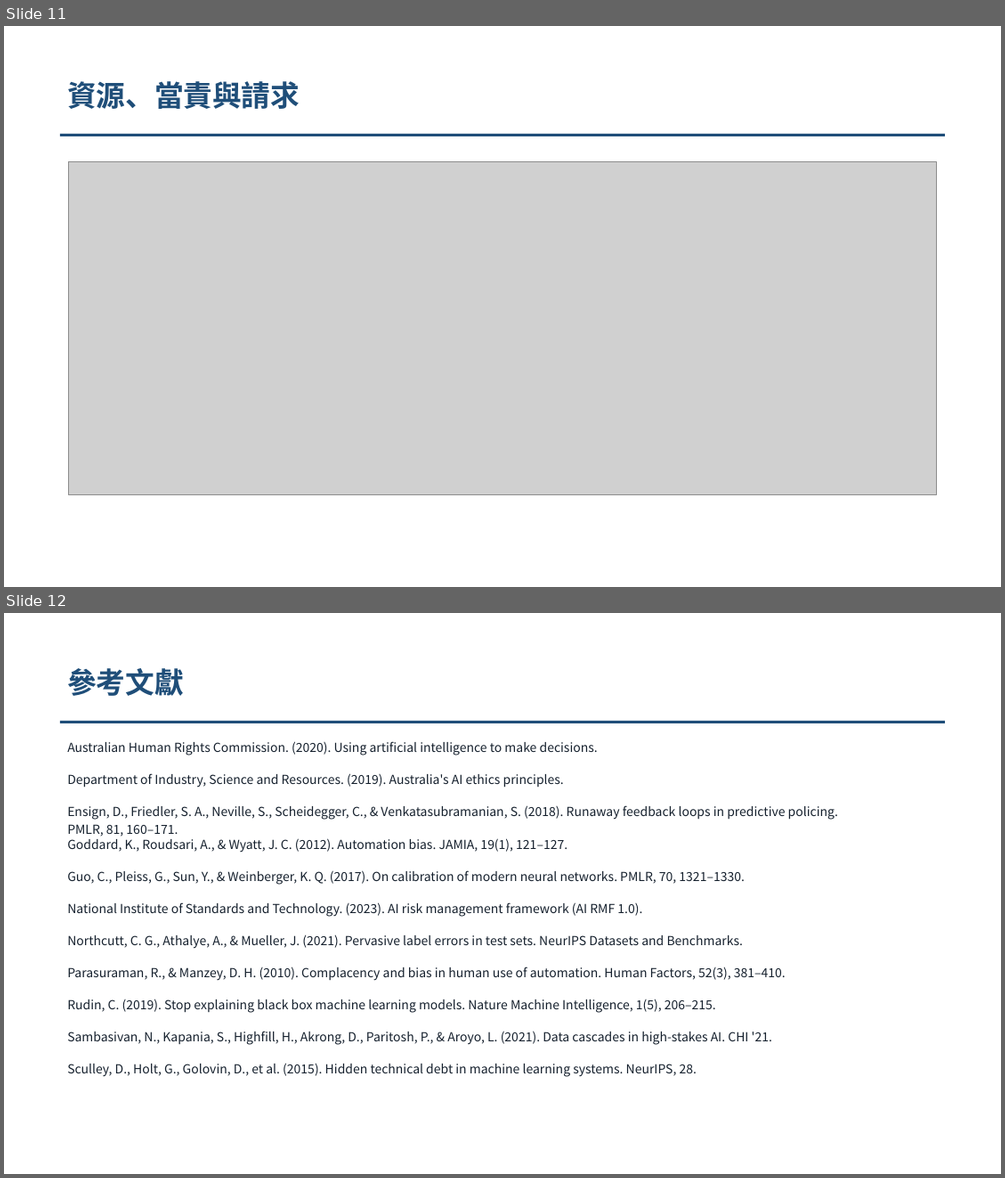
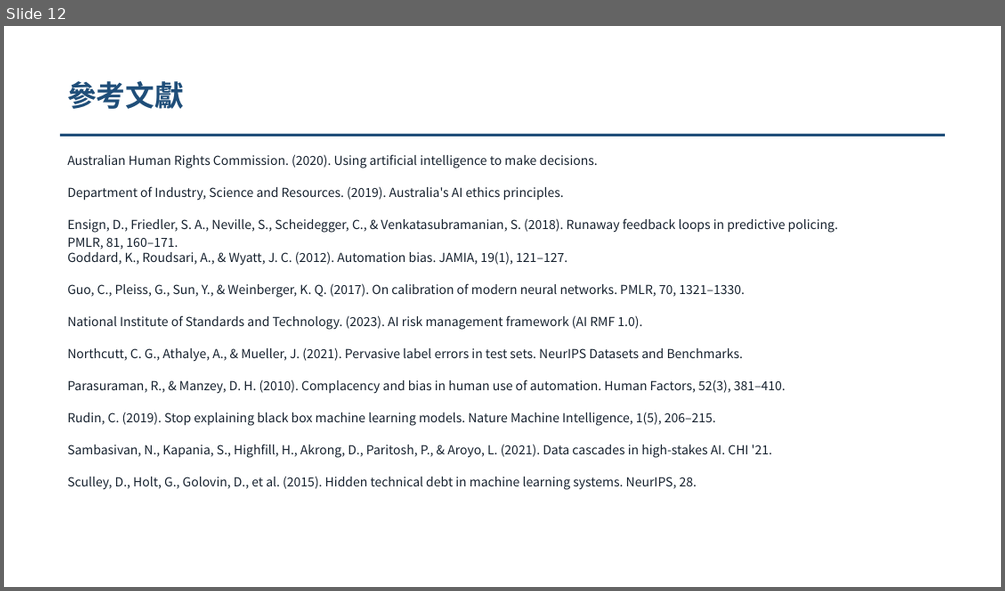
Before and after one commit to pokai-huang0828/UTS_workspace, a slide deck: Artificial Intelligence for Enterprises/Assessment3/Huang_26254793_421104_Assessment 3 (slim).pptx. Shown one above the other, each under a label of ours: slides 11 and 12 before the commit, slide 12 after it. The pictures are 1005x1178 and 1005x591 pixels, drawn with LibreOffice and Linux fonts; fonts in the diff are those of the drawing; grey boxes stand for pictures. Boxes give left, top, right and bottom in pixels: in the first picture for what was removed or moved away, otherwise in the second. Text is boxed around its words. In the diff, an @@ line names an element or a change of style, - is before the commit and + after.

```diff
--- a/Artificial Intelligence for Enterprises/Assessment3/Huang_26254793_421104_Assessment 3 (slim).pptx
+++ b/Artificial Intelligence for Enterprises/Assessment3/Huang_26254793_421104_Assessment 3 (slim).pptx
@@ slide 11 removed at (x1=4, y1=26, x2=1001, y2=587), background #FFFFFF @@
@@ text removed at (x1=67, y1=81, x2=299, y2=109) @@
-資源、當責與請求
@@ rectangle removed at (x1=60, y1=134, x2=945, y2=136) @@
@@ picture removed at (x1=69, y1=162, x2=937, y2=495) @@
```
Also in this commit, not shown: 7 slides changed, 4 slides added, 3 other slides removed, 2 other files.
